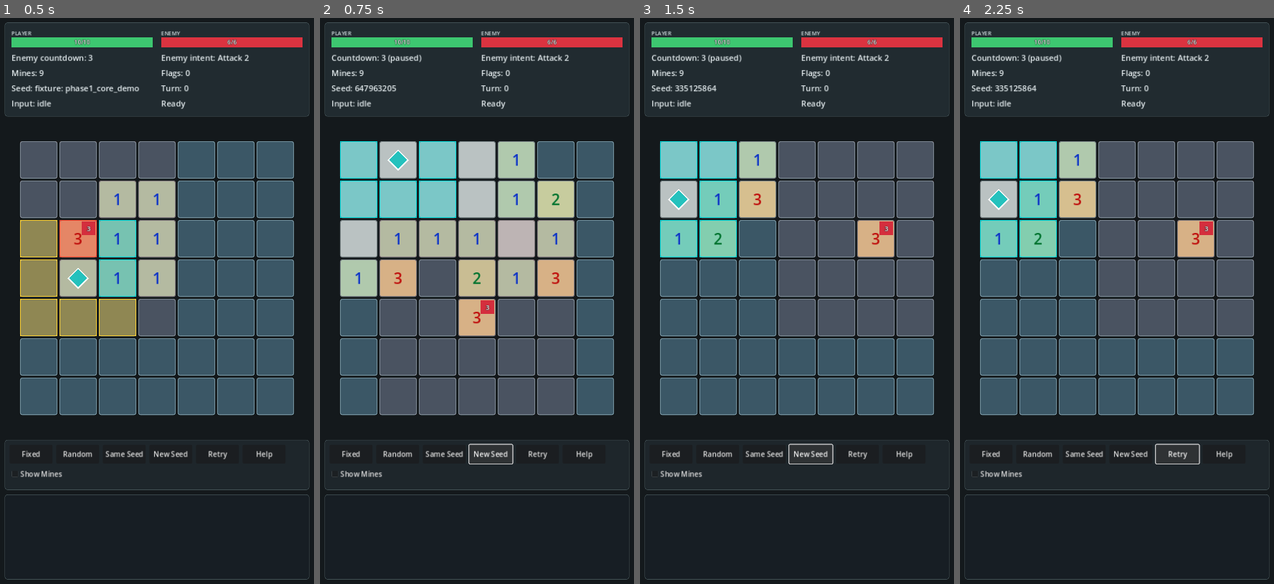
Above: before the commit, frames 1-4 (left to right).
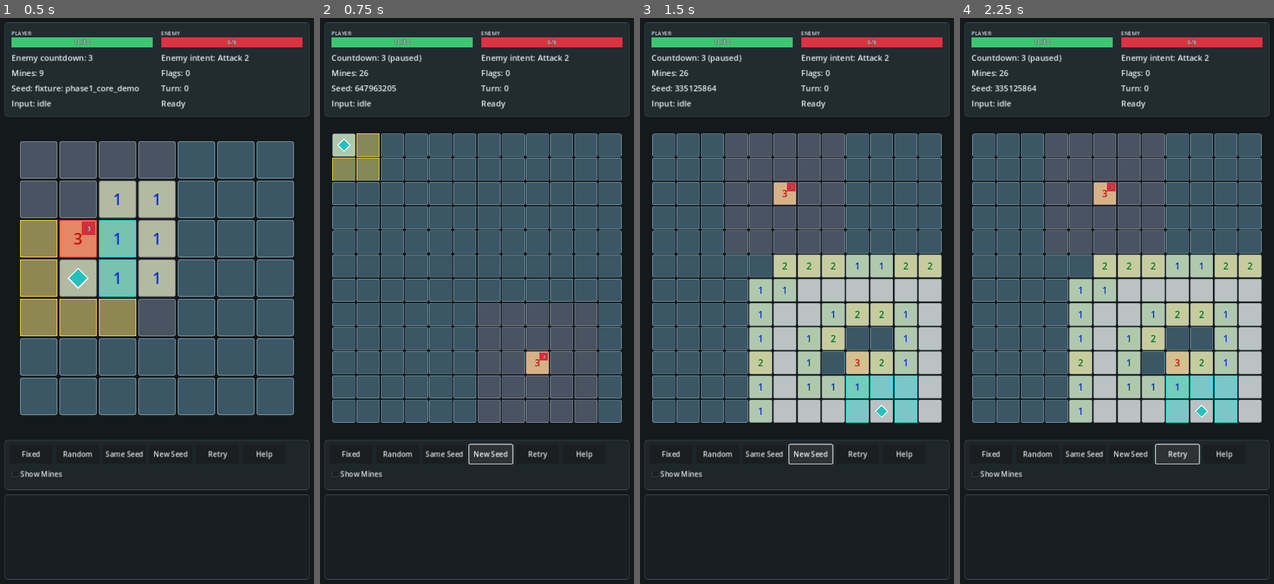
Above: after the commit, the same moments.

Repository: T11retsujitu/minesweeperV2
Game: Godot game, scene res://scenes/main.tscn
Two runs of this game, one before a commit and one after it. Both use one fixed random seed, a clock stepped at 60 frames per second and the inputs below.
Inputs:
- Up to frame 1 (0.5 s): no input
- Up to frame 2 (0.75 s): click "New Seed" at 0.5 s
- Up to frame 3 (1.5 s): click "New Seed" at 1.25 s
- Up to frame 4 (2.25 s): click "Retry" at 2 s

Frame 1 is identical in both runs. In frame 2, 31% of the frame differs, in the area x 3-97%, y 9-72%; in frame 3, 33%; in frame 4, 33%.

Commit message:
feat: ランダム戦を12×12・地雷26に拡大(大型盤面パラメータ化・フェーズC)
- create_random_state に board_config 追加(null=従来7×7で既存テスト凍結)
- MODE_RANDOM+RULESET_AVATAR のみ RANDOM_BOARD_W/H=12, MINE_COUNT=26 を適用
- fixture board_size を Vector2i(7,7) にリテラル化(値同一・オラクル保存)
- snapshot に board_width/board_height キー追加(加算のみ)
- board_world: サイズ不一致でセルグリッド再構築+カメラrefit
- 新規 test_generator_large.gd(シード1〜50の生成不変条件)= 計1558件

検証: テスト1558件 exit 0 / WSLg で12×12フィット・四隅的中・ズームパン後的中・7×7復帰

Co-Authored-By: Claude Fable 5 <noreply@anthropic.com>
Claude-Session: https://claude.ai/code/session_01RhUfKwvRHFiSDkbDpVhYnq

Diff:
--- a/scripts/config/game_balance.gd
+++ b/scripts/config/game_balance.gd
@@ -3,6 +3,10 @@
 const BOARD_W = 7
 const BOARD_H = 7
 const MINE_COUNT = 9
+# ランダム戦の盤面(fixture は BOARD_W/BOARD_H の 7×7 のまま)
+const RANDOM_BOARD_W = 12
+const RANDOM_BOARD_H = 12
+const RANDOM_MINE_COUNT = 26 # ≈18.1%。7×7 の 9/49≈18.4% と同等の密度
 
 const EXPLOSION_CENTER_DAMAGE = 4
 const EXPLOSION_ADJACENT_DAMAGE = 2
--- a/scripts/domain/combat_state.gd
+++ b/scripts/domain/combat_state.gd
@@ -167,6 +167,8 @@
 		"enemy_countdown": enemy.countdown if enemy != null else 0,
 		"enemy_position": enemy.position if enemy != null else Vector2i.ZERO,
 		"cells": board_cells,
+		"board_width": board.width if board != null else 0,
+		"board_height": board.height if board != null else 0,
 		"action_log": action_log.duplicate(),
 		"used_fixture_fallback": used_fixture_fallback,
 		"first_reveal_done": first_reveal_done,
--- a/scripts/generation/board_generator.gd
+++ b/scripts/generation/board_generator.gd
@@ -26,7 +26,10 @@
 
 static func create_state(mode, seed_value, first_reveal_cell = null, ruleset = CombatState.RULESET_PHASE1):
 	if mode == CombatState.MODE_RANDOM:
-		return create_random_state(seed_value, first_reveal_cell, null, ruleset)
+		var board_config = null
+		if ruleset == CombatState.RULESET_AVATAR:
+			board_config = _random_board_config()
+		return create_random_state(seed_value, first_reveal_cell, null, ruleset, board_config)
 	return create_fixture_state(Fixtures.PHASE1_CORE_DEMO, ruleset)
 
 
@@ -58,27 +61,31 @@
 	return true
 
 
-static func create_random_state(seed_value, first_reveal_cell = null, max_tries = null, ruleset = CombatState.RULESET_PHASE1):
+static func create_random_state(seed_value, first_reveal_cell = null, max_tries = null, ruleset = CombatState.RULESET_PHASE1, board_config = null):
 	var tries = Balance.GENERATION_MAX_TRIES
 	if max_tries != null:
 		tries = max_tries
+	var config = _normalized_board_config(board_config)
+	var board_w = int(config["w"])
+	var board_h = int(config["h"])
+	var mine_count = int(config["mines"])
 	var rng = RandomNumberGenerator.new()
 	rng.seed = seed_value
 	for _attempt in range(tries):
-		var enemy_position = _random_enemy_position(rng)
+		var enemy_position = _random_enemy_position(rng, board_w, board_h)
 		var zone_coords = _zone_coords(enemy_position)
 		var zone_mines = _take_random(rng, _without_coord(zone_coords, enemy_position), Balance.ENEMY_ZONE_MINES)
-		var outside_mines = _take_random(rng, _outside_zone_coords(zone_coords), Balance.MINE_COUNT - Balance.ENEMY_ZONE_MINES)
+		var outside_mines = _take_random(rng, _outside_zone_coords(zone_coords, board_w, board_h), mine_count - Balance.ENEMY_ZONE_MINES)
 		var mines = []
 		mines.append_array(zone_mines)
 		mines.append_array(outside_mines)
-		if mines.size() != Balance.MINE_COUNT:
+		if mines.size() != mine_count:
 			continue
 		if first_reveal_cell != null:
-			if not _apply_first_reveal_safety(rng, mines, first_reveal_cell, enemy_position):
+			if not _apply_first_reveal_safety(rng, mines, first_reveal_cell, enemy_position, board_w, board_h):
 				continue
-		var state = _state_from_random_data(seed_value, enemy_position, mines)
-		if _is_valid_random_state(state):
+		var state = _state_from_random_data(seed_value, enemy_position, mines, board_w, board_h)
+		if _is_valid_random_state(state, mine_count):
 			state.ruleset = ruleset
 			if ruleset == CombatState.RULESET_AVATAR:
 				_apply_random_avatar_start(state, rng)
@@ -90,17 +97,17 @@
 	return fallback
 
 
-static func _state_from_random_data(seed_value, enemy_position, mines):
+static func _state_from_random_data(seed_value, enemy_position, mines, board_w, board_h):
 	var board = BoardModel.new()
-	board.setup(Balance.BOARD_W, Balance.BOARD_H, mines, [enemy_position])
+	board.setup(board_w, board_h, mines, [enemy_position])
 	board.set_enemy_position(enemy_position)
 	var enemy = EnemyModel.new(enemy_position, Balance.ENEMY_MAX_HP)
 	var player = PlayerModel.new()
 	return CombatState.new(board, enemy, player, seed_value, CombatState.MODE_RANDOM)
 
 
-static func _is_valid_random_state(state):
-	if state.board.mine_count() != Balance.MINE_COUNT:
+static func _is_valid_random_state(state, mine_count):
+	if state.board.mine_count() != mine_count:
 		return false
 	var enemy_cell = state.board.get_cell(state.enemy.position)
 	if enemy_cell == null or enemy_cell.contains_mine or not enemy_cell.is_revealed():
@@ -120,7 +127,7 @@
 static func _avatar_start_candidates(state):
 	var result = []
 	var zone_coords = _zone_coords(state.enemy.position)
-	for coord in _all_coords():
+	for coord in _all_coords(state.board.width, state.board.height):
 		if coord == state.enemy.position or zone_coords.has(coord):
 			continue
 		var cell = state.board.get_cell(coord)
@@ -129,17 +136,17 @@
 	return result
 
 
-static func _random_enemy_position(rng):
+static func _random_enemy_position(rng, board_w, board_h):
 	var min_coord = Balance.EXPLOSION_RADIUS_CHEBYSHEV
-	var max_x = Balance.BOARD_W - Balance.EXPLOSION_RADIUS_CHEBYSHEV - 1
-	var max_y = Balance.BOARD_H - Balance.EXPLOSION_RADIUS_CHEBYSHEV - 1
+	var max_x = board_w - Balance.EXPLOSION_RADIUS_CHEBYSHEV - 1
+	var max_y = board_h - Balance.EXPLOSION_RADIUS_CHEBYSHEV - 1
 	return Vector2i(rng.randi_range(min_coord, max_x), rng.randi_range(min_coord, max_y))
 
 
-static func _all_coords():
-	var result = []
-	for y in range(Balance.BOARD_H):
-		for x in range(Balance.BOARD_W):
+static func _all_coords(board_w, board_h):
+	var result = []
+	for y in range(board_h):
+		for x in range(board_w):
 			result.append(Vector2i(x, y))
 	return result
 
@@ -152,9 +159,9 @@
 	return result
 
 
-static func _outside_zone_coords(zone_coords):
-	var result = []
-	for coord in _all_coords():
+static func _outside_zone_coords(zone_coords, board_w, board_h):
+	var result = []
+	for coord in _all_coords(board_w, board_h):
 		if not zone_coords.has(coord):
 			result.append(coord)
 	return result
@@ -178,7 +185,7 @@
 	return result
 
 
-static func _apply_first_reveal_safety(rng, mines, first_reveal_cell, enemy_position):
+static func _apply_first_reveal_safety(rng, mines, first_reveal_cell, enemy_position, board_w, board_h):
 	if not mines.has(first_reveal_cell):
 		return true
 
@@ -189,7 +196,7 @@
 			if coord != first_reveal_cell and not mines.has(coord):
 				relocation_pool.append(coord)
 	else:
-		for coord in _outside_zone_coords(zone_coords):
+		for coord in _outside_zone_coords(zone_coords, board_w, board_h):
 			if coord != first_reveal_cell and not mines.has(coord):
 				relocation_pool.append(coord)
 
@@ -208,7 +215,7 @@
 	if zone_coords.has(first_reveal_cell):
 		source_coords = _without_coord(zone_coords, state.enemy.position)
 	else:
-		source_coords = _outside_zone_coords(zone_coords)
+		source_coords = _outside_zone_coords(zone_coords, state.board.width, state.board.height)
 
 	var relocation_pool = []
 	for coord in source_coords:
@@ -228,3 +235,25 @@
 		if zone_coords.has(coord):
 			count += 1
 	return count
+
+
+static func _random_board_config():
+	return {
+		"w": Balance.RANDOM_BOARD_W,
+		"h": Balance.RANDOM_BOARD_H,
+		"mines": Balance.RANDOM_MINE_COUNT,
+	}
+
+
+static func _normalized_board_config(board_config):
+	if board_config == null:
+		return {
+			"w": Balance.BOARD_W,
+			"h": Balance.BOARD_H,
+			"mines": Balance.MINE_COUNT,
+		}
+	return {
+		"w": int(board_config.get("w", Balance.BOARD_W)),
+		"h": int(board_config.get("h", Balance.BOARD_H)),
+		"mines": int(board_config.get("mines", Balance.MINE_COUNT)),
+	}
--- a/scripts/generation/fixtures.gd
+++ b/scripts/generation/fixtures.gd
@@ -8,7 +8,7 @@
 static func get_phase1_core_demo():
 	return {
 		"fixture_id": PHASE1_CORE_DEMO,
-		"board_size": Vector2i(Balance.BOARD_W, Balance.BOARD_H),
+		"board_size": Vector2i(7, 7),
 		"mines": [
 			Vector2i(0, 1),
 			Vector2i(1, 1),
--- a/scripts/presentation/board_world.gd
+++ b/scripts/presentation/board_world.gd
@@ -26,6 +26,8 @@
 var preview_cells = []
 var board_slot = null
 var refit_focus_world = null
+var board_w = Balance.BOARD_W
+var board_h = Balance.BOARD_H
 
 
 func _ready():
@@ -33,6 +35,8 @@
 
 
 func update_from_snapshot(snapshot, debug_show_mines):
+	var next_board_w = int(snapshot.get("board_width", board_w))
+	var next_board_h = int(snapshot.get("board_height", board_h))
 	var enemy_position = snapshot["enemy_position"]
 	var enemy_visible = int(snapshot["enemy_hp"]) > 0
 	var is_avatar = str(snapshot.get("ruleset", "")) == "phase2_avatar"
@@ -44,7 +48,9 @@
 
 	refit_focus_world = null
 	if is_avatar:
-		refit_focus_world = ViewConfig.cell_center(player_position)
+		refit_focus_world = ViewConfig.entity_anchor(player_position)
+	if next_board_w != board_w or next_board_h != board_h:
+		_resize_board(next_board_w, next_board_h)
 
 	enemy_token.set_display(enemy_visible, enemy_position, int(snapshot["enemy_countdown"]))
 	player_token.set_display(is_avatar, player_position)
@@ -90,7 +96,7 @@
 		board_slot = value
 	if camera_rig == null or board_slot == null:
 		return
-	camera_rig.refit(Balance.BOARD_W, Balance.BOARD_H, board_slot.get_global_rect(), refit_focus_world)
+	camera_rig.refit(board_w, board_h, board_slot.get_global_rect(), refit_focus_world)
 
 
 func debug_camera_state():
@@ -197,7 +203,7 @@
 
 
 func is_coord_on_board(coord):
-	return coord.x >= 0 and coord.y >= 0 and coord.x < Balance.BOARD_W and coord.y < Balance.BOARD_H
+	return coord.x >= 0 and coord.y >= 0 and coord.x < board_w and coord.y < board_h
 
 
 func _build_world():
@@ -210,8 +216,50 @@
 	entity_layer.y_sort_enabled = true
 	add_child(entity_layer)
 
-	for y in range(Balance.BOARD_H):
-		for x in range(Balance.BOARD_W):
+	_build_cell_grid()
+
+	enemy_token = EnemyToken.new()
+	enemy_token.name = "EnemyToken"
+	enemy_token.visible = false
+	entity_layer.add_child(enemy_token)
+
+	player_token = PlayerToken.new()
+	player_token.name = "PlayerToken"
+	player_token.visible = false
+	entity_layer.add_child(player_token)
+
+	camera_rig = CameraRig.new()
+	camera_rig.name = "BoardCamera"
+	add_child(camera_rig)
+
+	input_node = BoardInput.new()
+	input_node.name = "BoardInput"
+	input_node.tapped.connect(_on_input_tapped)
+	input_node.long_pressed.connect(_on_input_long_pressed)
+	add_child(input_node)
+
+
+func _resize_board(next_board_w, next_board_h):
+	board_w = next_board_w
+	board_h = next_board_h
+	_clear_cell_grid()
+	_build_cell_grid()
+	refit_to_slot()
+
+
+func _clear_cell_grid():
+	for cell in cells.values():
+		if cell != null and cell.has_method("kill_tweens"):
+			cell.kill_tweens()
+	for child in ground_layer.get_children():
+		ground_layer.remove_child(child)
+		child.queue_free()
+	cells = {}
+
+
+func _build_cell_grid():
+	for y in range(board_h):
+		for x in range(board_w):
 			var coord = Vector2i(x, y)
 			var cell = CellNode.new()
 			cell.name = "Cell_%d_%d" % [x, y]
@@ -219,26 +267,6 @@
 			cell.position = ViewConfig.world_pos(coord)
 			ground_layer.add_child(cell)
 			cells[coord] = cell
-
-	enemy_token = EnemyToken.new()
-	enemy_token.name = "EnemyToken"
-	enemy_token.visible = false
-	entity_layer.add_child(enemy_token)
-
-	player_token = PlayerToken.new()
-	player_token.name = "PlayerToken"
-	player_token.visible = false
-	entity_layer.add_child(player_token)
-
-	camera_rig = CameraRig.new()
-	camera_rig.name = "BoardCamera"
-	add_child(camera_rig)
-
-	input_node = BoardInput.new()
-	input_node.name = "BoardInput"
-	input_node.tapped.connect(_on_input_tapped)
-	input_node.long_pressed.connect(_on_input_long_pressed)
-	add_child(input_node)
 
 
 func _on_input_tapped(coord):
--- a/scripts/presentation/cell_node.gd
+++ b/scripts/presentation/cell_node.gd
@@ -188,6 +188,18 @@
 	flag_pop_tween.finished.connect(_on_flag_pop_finished)
 
 
+func kill_tweens():
+	if flash_tween != null:
+		flash_tween.kill()
+		flash_tween = null
+	if reveal_pop_tween != null:
+		reveal_pop_tween.kill()
+		reveal_pop_tween = null
+	if flag_pop_tween != null:
+		flag_pop_tween.kill()
+		flag_pop_tween = null
+
+
 func _draw():
 	var rect = _tile_rect()
 	draw_style_box(_background_style(), rect)
--- a/tests/run_tests.gd
+++ b/tests/run_tests.gd
@@ -12,6 +12,7 @@
 const TestTerritory = preload("res://tests/test_territory.gd")
 const TestAttackVerbs = preload("res://tests/test_attack_verbs.gd")
 const TestCameraMath = preload("res://tests/test_camera_math.gd")
+const TestGeneratorLarge = preload("res://tests/test_generator_large.gd")
 
 var total = 0
 var failed = 0
@@ -32,6 +33,7 @@
 		TestTerritory.new(),
 		TestAttackVerbs.new(),
 		TestCameraMath.new(),
+		TestGeneratorLarge.new(),
 	]
 	for test in tests:
 		test.run(self)
--- /dev/null
+++ b/tests/test_generator_large.gd
@@ -0,0 +1,90 @@
+extends RefCounted
+
+const Balance = preload("res://scripts/config/game_balance.gd")
+const CombatState = preload("res://scripts/domain/combat_state.gd")
+const BoardGenerator = preload("res://scripts/generation/board_generator.gd")
+
+const LARGE_CONFIG = {
+	"w": 12,
+	"h": 12,
+	"mines": 26,
+}
+
+
+func run(t):
+	_test_large_random_seeds(t)
+	_test_large_first_reveal_safety(t)
+	_test_avatar_create_state_uses_large_random_board(t)
+
+
+func _test_large_random_seeds(t):
+	for seed_value in range(1, 51):
+		var a = BoardGenerator.create_random_state(seed_value, null, null, CombatState.RULESET_AVATAR, LARGE_CONFIG)
+		var b = BoardGenerator.create_random_state(seed_value, null, null, CombatState.RULESET_AVATAR, LARGE_CONFIG)
+		_assert_large_random_state(t, a, "seed %d" % seed_value)
+		t.equal(_coord_keys(a.board.get_mine_coords()), _coord_keys(b.board.get_mine_coords()), "large random same seed mines %d" % seed_value)
+		t.equal(a.enemy.position, b.enemy.position, "large random same seed enemy %d" % seed_value)
+		t.equal(a.player.position, b.player.position, "large random same seed player %d" % seed_value)
+
+
+func _test_large_first_reveal_safety(t):
+	var base = BoardGenerator.create_random_state(314159, null, null, CombatState.RULESET_AVATAR, LARGE_CONFIG)
+	var first_mine = base.board.get_mine_coords()[0]
+	var safe = BoardGenerator.create_random_state(314159, first_mine, null, CombatState.RULESET_AVATAR, LARGE_CONFIG)
+	t.check(not safe.used_fixture_fallback, "large first reveal does not fallback")
+	t.check(not safe.board.get_cell(first_mine).contains_mine, "large first reveal relocates tapped mine")
+	t.equal(safe.board.mine_count(), Balance.RANDOM_MINE_COUNT, "large first reveal keeps mine count")
+	t.equal(_count_zone_mines(safe), Balance.ENEMY_ZONE_MINES, "large first reveal keeps zone mine count")
+
+
+func _test_avatar_create_state_uses_large_random_board(t):
+	var state = BoardGenerator.create_state(CombatState.MODE_RANDOM, 271828, null, CombatState.RULESET_AVATAR)
+	t.check(not state.used_fixture_fallback, "avatar create_state random does not fallback")
+	t.equal(state.board.width, Balance.RANDOM_BOARD_W, "avatar create_state random width")
+	t.equal(state.board.height, Balance.RANDOM_BOARD_H, "avatar create_state random height")
+	t.equal(state.board.mine_count(), Balance.RANDOM_MINE_COUNT, "avatar create_state random mine count")
+
+
+func _assert_large_random_state(t, state, label):
+	t.check(not state.used_fixture_fallback, label + " does not fallback")
+	t.equal(state.board.width, 12, label + " width")
+	t.equal(state.board.height, 12, label + " height")
+	t.equal(state.board.mine_count(), 26, label + " mine count")
+	t.equal(_count_zone_mines(state), Balance.ENEMY_ZONE_MINES, label + " enemy zone mines")
+	t.check(state.enemy.position.x >= 1 and state.enemy.position.x <= 10, label + " enemy x inner")
+	t.check(state.enemy.position.y >= 1 and state.enemy.position.y <= 10, label + " enemy y inner")
+
+	var player_cell = state.board.get_cell(state.player.position)
+	t.check(player_cell != null, label + " player in bounds")
+	t.check(player_cell != null and not player_cell.contains_mine, label + " player not mine")
+	t.check(player_cell != null and player_cell.is_revealed(), label + " player revealed")
+	t.check(not _is_enemy_zone(state, state.player.position), label + " player outside enemy zone")
+	t.check(state.player.position != state.enemy.position, label + " player not enemy")
+
+	var snapshot = state.to_snapshot()
+	t.equal(snapshot["board_width"], 12, label + " snapshot width")
+	t.equal(snapshot["board_height"], 12, label + " snapshot height")
+	t.equal(snapshot["safe_cells_total"], 144 - 26, label + " snapshot safe total")
+
+
+func _count_zone_mines(state):
+	var count = 0
+	for coord in state.board.get_mine_coords():
+		if _is_enemy_zone(state, coord):
+			count += 1
+	return count
+
+
+func _is_enemy_zone(state, coord):
+	return (
+		abs(coord.x - state.enemy.position.x) <= Balance.EXPLOSION_RADIUS_CHEBYSHEV
+		and abs(coord.y - state.enemy.position.y) <= Balance.EXPLOSION_RADIUS_CHEBYSHEV
+	)
+
+
+func _coord_keys(coords):
+	var result = []
+	for coord in coords:
+		result.append("%d,%d" % [coord.x, coord.y])
+	result.sort()
+	return result
Not shown, changed: docs/llm-status.md
